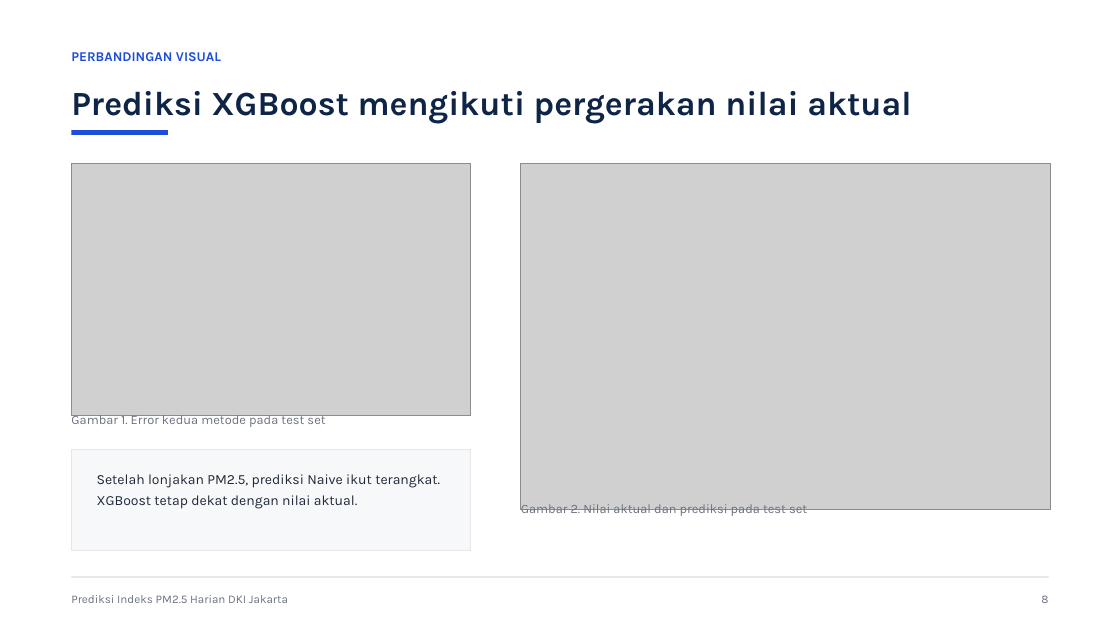
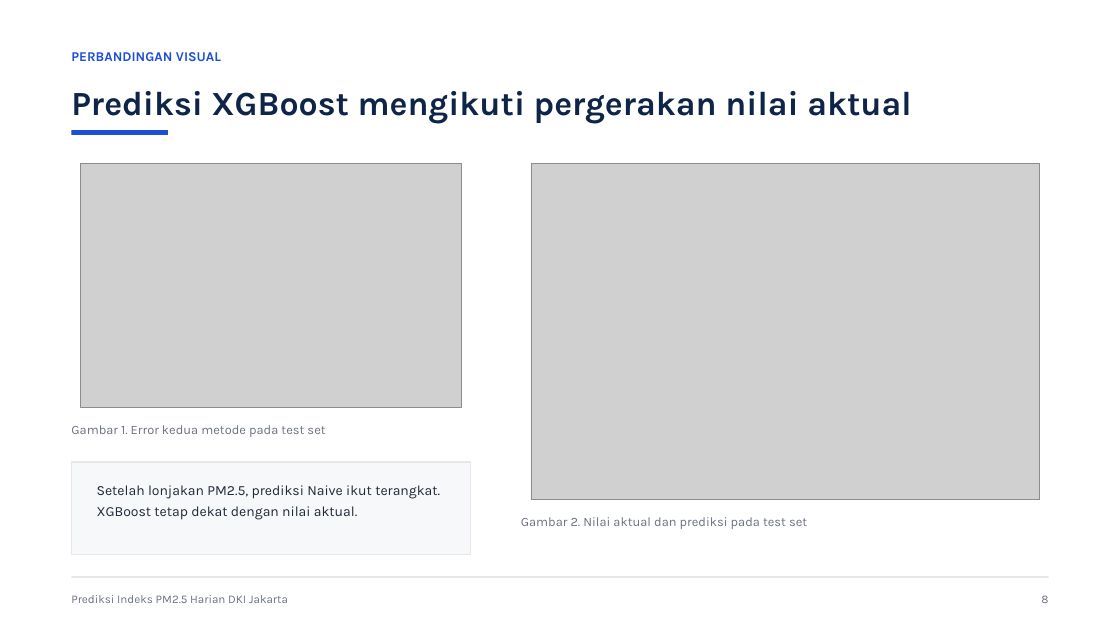
Before and after one commit to karppanen/lomba_pematik2026, a slide deck: slide 8 of presentation/presentasi.pptx. Drawn at 1120x630 pixels with LibreOffice and Linux fonts; fonts in the diff are those of the drawing; grey boxes stand for pictures. Boxes give left, top, right and bottom in pixels: in the first picture for what was removed or moved away, otherwise in the second. Text is boxed around its words. In the diff, an @@ line names an element or a change of style, - is before the commit and + after.

Commit message:
Tulis ulang README, sinkronkan grafik dengan evaluate.py, perbarui presentasi

```diff
--- a/presentation/presentasi.pptx
+++ b/presentation/presentasi.pptx
@@ picture: place and size @@
-picture at (71, 164, 471, 415)
+picture at (81, 164, 461, 408)
@@ picture: place and size @@
-picture at (521, 164, 1050, 509)
+picture at (531, 164, 1040, 500)
@@ text "Gambar 1. Error kedua metode ...": place and size @@
-text "Gambar 1. Error kedua metode ..." at (71, 412, 325, 427)
+text "Gambar 1. Error kedua metode ..." at (71, 425, 325, 437)
@@ rectangle: place and size @@
-rectangle at (71, 450, 471, 550)
+rectangle at (71, 462, 471, 555)
@@ text "Setelah lonjakan PM2.5, prediksi Naive ...": place and size @@
-text "Setelah lonjakan PM2.5, prediksi Naive ..." at (97, 474, 440, 509)
+text "Setelah lonjakan PM2.5, prediksi Naive ..." at (97, 485, 440, 520)
@@ text "Gambar 2. Nilai aktual dan ...": place and size @@
-text "Gambar 2. Nilai aktual dan ..." at (521, 504, 807, 518)
+text "Gambar 2. Nilai aktual dan ..." at (521, 517, 807, 529)
```
Also in this commit, not shown: 1 other slide changed, 6 other files.
